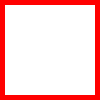
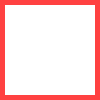
Before/after of a 100x100 layered artwork. What changed in the layer stack:
added group "Colors" (75%) with 6 layers above "clear" over [0, 0, 100, 100]
renamed "Layer 1" to "red", moved it into group "Colors" over [0, 0, 100, 100]
